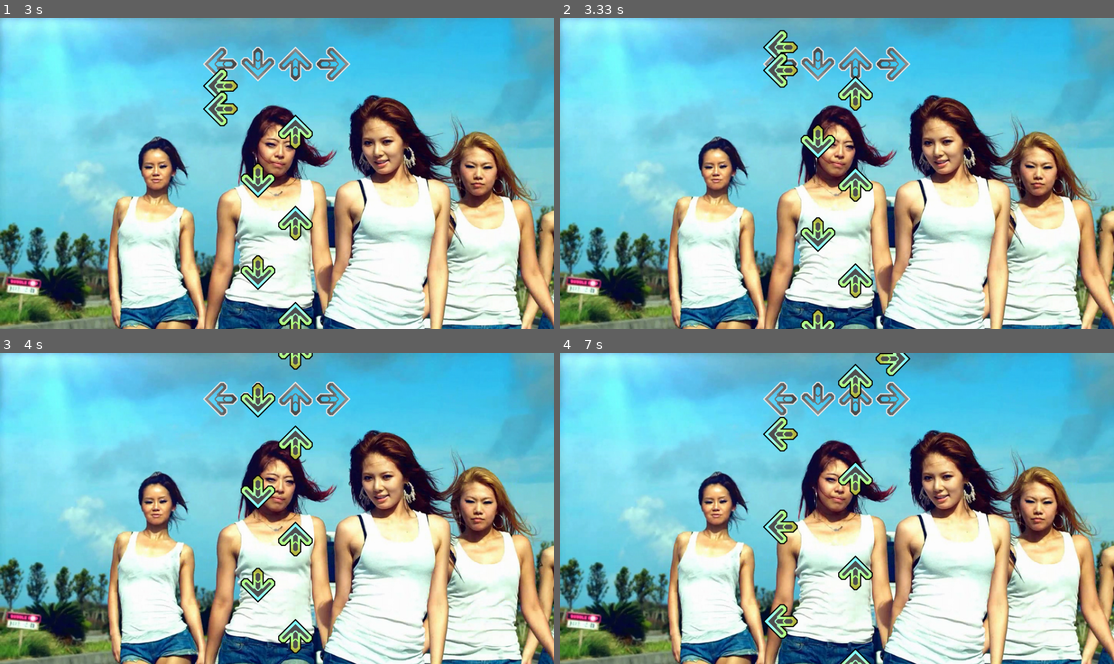
Above: before the commit, frames 1-4 (two rows, left to right).
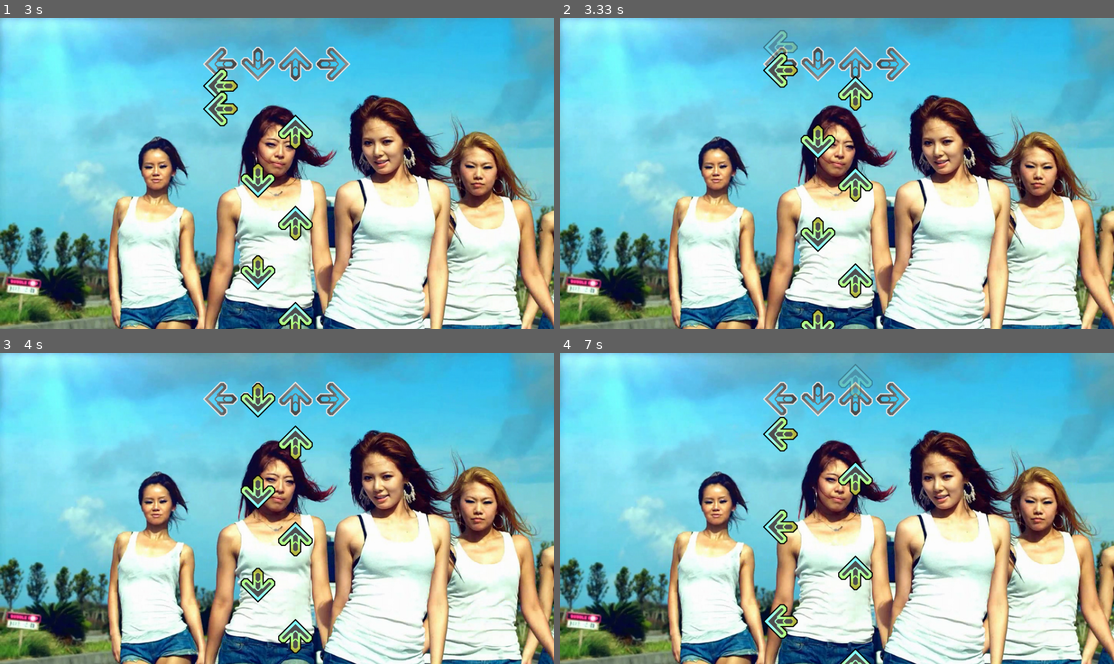
Above: after the commit, the same moments.

Repository: truonger/BubblePop
Game: pygame game, started from BubblePop.py
The game is run twice, just before and just after one commit, with the same random seed, the same clock (stepped at 60 frames per second) and the same inputs.
Inputs:
- Up to frame 1 (3 s): tap Space at 0.33 s
- Up to frame 2 (3.33 s): no input
- Up to frame 3 (4 s): no input
- Up to frame 4 (7 s): no input

Frame 1 is identical in both runs. In frame 2, 0.3% of the frame differs, in the area x 36-43%, y 3-16%; in frame 3, 0.2%; in frame 4, 0.7%, in the area x 50-64%, y 0-15%.

Commit message:
Alpha animation support

Diff:
--- a/BubblePop.py
+++ b/BubblePop.py
@@ -1,5 +1,19 @@
 import sys, pygame, time
 from pygame.locals import *
+
+"""
+	BUBBLE POP!
+	by Mike Truong (mike.truong@gmail.com)
+
+	This is a k-pop clone of DDR. This is my mini-hackathon
+	project to learn python better for a job interview.
+
+	LOG:
+		10/31/13 - 11:30 pm -  3:30 am (4 hrs)
+		11/01/13 - 12:00 pm -  8:00 pm (8 hrs)
+		11/02/13 -  8:00 am - 10:30 am (2.5 hrs)
+		11/02/13 -  1:00 pm -  4:00 pm (3 hrs)
+"""
 
 #----------------------------------------------------------
 # BPSprite class
@@ -17,21 +31,28 @@
 	curImg = None
 	actions = []
 	terminated = False
+	alpha = 255
+	imgBackup = None
 
 	# COMMON
 	ACTION_IDENTIFIER = "action"			# action identifier
-	ACTION_START_TIME = "start_time"		# start_time of action
-	ACTION_DURATION = "duration"			# in seconds
-	ACTION_BLEND = "blend"					# blend with current actions
+	ACTION_START_TIME = "start_time"		# start_time of action (defaults to now)
+	ACTION_DURATION = "duration"			# in seconds (defaults to now)
+	ACTION_BLEND = "blend"					# blend with current actions (defaults to False)
 
 	# POSITION
 	ACTION_POSITION = "position"			# position action
 	ACTION_POSITION_TARGET = "pos_target"	# target position
-	ACTION_POSITION_ORIGIN = "pos_origin"	# origin position
+	ACTION_POSITION_ORIGIN = "pos_origin"	# origin position (defaults to current)
 
 	# TERMINATE
 	ACTION_TERMINATE = "terminate"			# terminate action
 	ACTION_TERMINATE_DELEGATE = "delegate"	# terminate delegate (passes self as param)
+
+	# ALPHA
+	ACTION_ALPHA = "alpha"					# alpha animation
+	ACTION_ALPHA_TARGET = "alpha_target"	# target alpha
+	ACTION_ALPHA_ORIGIN = "alpha_origin"	# origin alpha (defaults to current)
 
 	def __init__(self, context, pos, imgObj, curImg):
 		"""
@@ -47,10 +68,17 @@
 		self.curImg = curImg
 		self.actions = []
 		self.terminated = False
+		self.alpha = 255
+		self.imgBackup = None
 
 	def draw(self):
 		if self.terminated == True: return
-		self.context['surfDisp'].blit(self.imgObj[self.curImg], self.pos)
+
+		# Resolve alpha for the image on a copy of the original image
+		img = self.imgObj[self.curImg].copy()
+		img.fill((0, 0, 0, 255 - self.alpha), None, BLEND_RGBA_SUB)
+
+		self.context['surfDisp'].blit(img, self.pos)
 
 	def queueAction(self, action):
 		"""
@@ -68,6 +96,8 @@
 			action[self.ACTION_POSITION_ORIGIN] = self.pos
 		if self.ACTION_DURATION not in action.keys():
 			action[self.ACTION_DURATION] = 0
+		if self.ACTION_ALPHA_ORIGIN not in action.keys():
+			action[self.ACTION_ALPHA_ORIGIN] = self.alpha
 
 		# Insert the action in sorted order according to start time
 		inserted = False
@@ -86,21 +116,30 @@
 		"""
 		if self.terminated == True: return
 
+		elapsed = time.time() - action[self.ACTION_START_TIME]
+		percElapsed = 0
+		if action[self.ACTION_DURATION] == 0:
+			percElapsed = 100
+		else:
+			percElapsed = elapsed / action[self.ACTION_DURATION]
+
 		if action[self.ACTION_IDENTIFIER] == self.ACTION_POSITION:
-			elapsed = time.time() - action[self.ACTION_START_TIME]
-			percElapsed = elapsed / action[self.ACTION_DURATION]
 			dx = action[self.ACTION_POSITION_TARGET][0] - action[self.ACTION_POSITION_ORIGIN][0]
 			dy = action[self.ACTION_POSITION_TARGET][1] - action[self.ACTION_POSITION_ORIGIN][1]
 			tx = action[self.ACTION_POSITION_ORIGIN][0] + (percElapsed * dx)
 			ty = action[self.ACTION_POSITION_ORIGIN][1] + (percElapsed * dy)
 			self.pos = (tx, ty)
-			if percElapsed >= 1:
-				self.actions.remove(action)
+		elif action[self.ACTION_IDENTIFIER] == self.ACTION_ALPHA:
+			self.imgObj[self.curImg] = self.imgObj[self.curImg].copy()
+			delta = (action[self.ACTION_ALPHA_TARGET] - action[self.ACTION_ALPHA_ORIGIN]) * percElapsed
+			self.alpha = max(min(action[self.ACTION_ALPHA_ORIGIN] + delta, 255), 0)
 		elif action[self.ACTION_IDENTIFIER] == self.ACTION_TERMINATE:
-			print("Terminating!")
 			self.terminated = True
 			if self.ACTION_TERMINATE_DELEGATE in action.keys():
 				action[self.ACTION_TERMINATE_DELEGATE](self)
+
+		if percElapsed >= 1:
+			self.actions.remove(action)
 
 	def update(self):
 		"""
@@ -248,6 +287,7 @@
 	ARROW_TIMING_KEY_UP = 'up'		# Dictionary key
 	ARROW_TIMING_KEY_KEY = 'key'	# Dictionary key
 	ARROW_TIME_BOTTOM_TO_TOP = 3	# Time for arrow to go from bottom of screen to top
+	ARROW_FADE_TIME = 0.2			# Time to fade arrow to 0 alpha after past hit zone
 
 	#--- RECORDING MODE ---#
 	RECORDING_MODE = False
@@ -308,8 +348,7 @@
 		self.keystrokes = []
 		self.context['timeLevelStart'] = time.time()
 
-	def handleUpdate(self):
-		# Spawn arrows
+	def spawnArrows(self):
 		imgHeight = self.IMG_ARROW_SIZE['height']
 		windowHeight = self.context['windowSize']['height']
 		pixelsPerSecond =  (windowHeight + imgHeight) / self.ARROW_TIME_BOTTOM_TO_TOP
@@ -338,6 +377,14 @@
 						BPSprite.ACTION_POSITION_TARGET:(colPosX, -1 * imgHeight),
 						BPSprite.ACTION_DURATION:duration
 					})
+				arrowSprite.queueAction(	# Fade past hit zone
+					{
+						BPSprite.ACTION_IDENTIFIER:BPSprite.ACTION_ALPHA,
+						BPSprite.ACTION_ALPHA_TARGET:0,
+						BPSprite.ACTION_START_TIME:time.time() + timeToHitZone,
+						BPSprite.ACTION_DURATION:self.ARROW_FADE_TIME,
+						BPSprite.ACTION_BLEND:True
+					})
 				arrowSprite.queueAction(	# Terminate
 					{
 						BPSprite.ACTION_IDENTIFIER:BPSprite.ACTION_TERMINATE,
@@ -350,12 +397,15 @@
 				unspawned.append(arrow)
 		self.arrows = unspawned
 
-		# Clear the display surface and update the sprites
-		self.context['surfDisp'].fill((0, 0, 0))
+	def handleUpdate(self):
+		# Spawn
+		self.spawnArrows()
+
+		# Update
 		for sprite in list(self.sprites):
 			sprite.update()
 
-		# Draw all the elements
+		# Draw
 		self.drawBG()
 		if self.RECORDING_MODE == False:
 			self.drawSprites()
@@ -442,7 +492,7 @@
 	bpContext['windowSize'] = { 'width':960, 'height':540 }
 	bpContext['musicFile'] = 'bubble_pop.wav'
 	bpContext['title'] = 'Bubble Pop!'
-	bpContext['musicEnabled'] = True
+	bpContext['musicEnabled'] = False
 
 	bpContext['clockFPS'] = pygame.time.Clock()
 	bpContext['surfDisp'] = pygame.display.set_mode((bpContext['windowSize']['width'], bpContext['windowSize']['height']))
